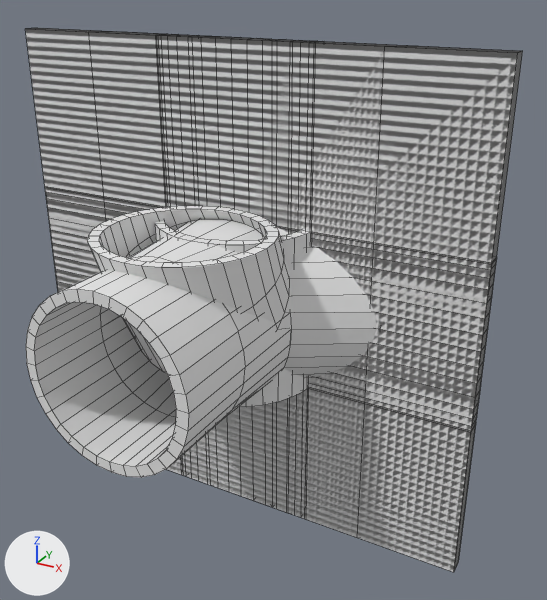
The OBJ model Assets/Models/tunnel_uturn.obj as it was, and as the next commit left it.
One viewpoint serves both versions: a 50 mm camera at (9.02, -14.73, 7.4) aimed at (0.88, 0.06, 0.01). Lighting does not change. The marker at lower left points along +X, +Y and +Z. Mesh edges are drawn as thin lines. Where no turn or scale is listed for an object, it has been applied to the vertices.

The scene before the commit, as lines of its bpy script (objects in view):
```python
ob_cavern_opening_cube_004 = bpy.data.objects.new('Cavern_Opening_Cube.004', me_cavern_opening_cube_004)
ob_cavern_opening_cube_004.location = (0.0, 0.0, 0.0)
ob_tunnel_fork_cylinder_019 = bpy.data.objects.new('Tunnel_Fork_Cylinder.019', me_tunnel_fork_cylinder_019)
ob_tunnel_fork_cylinder_019.location = (0.0, 0.0, 0.0)
ob_tunnel_straight_cylinder_011 = bpy.data.objects.new('Tunnel_Straight_Cylinder.011', me_tunnel_straight_cylinder_011)
ob_tunnel_straight_cylinder_011.location = (0.0, 0.0, 0.0)
ob_wall_01cube_cube_010 = bpy.data.objects.new('Wall_01Cube_Cube.010', me_wall_01cube_cube_010)
ob_wall_01cube_cube_010.location = (0.0, 0.0, 0.0)
ob_wall_02parallelogram_long_cube_006 = bpy.data.objects.new('Wall_02Parallelogram_long_Cube.006', me_wall_02parallelogram_long_cube_006)
ob_wall_02parallelogram_long_cube_006.location = (0.0, 0.0, 0.0)
ob_wall_02parallelogram_med_cube_005 = bpy.data.objects.new('Wall_02Parallelogram_med_Cube.005', me_wall_02parallelogram_med_cube_005)
ob_wall_02parallelogram_med_cube_005.location = (0.0, 0.0, 0.0)
ob_wall_02parallelogram_short_cube_002 = bpy.data.objects.new('Wall_02Parallelogram_short_Cube.002', me_wall_02parallelogram_short_cube_002)
ob_wall_02parallelogram_short_cube_002.location = (0.0, 0.0, 0.0)
ob_wall_03pentagon_cube_003 = bpy.data.objects.new('Wall_03Pentagon_Cube.003', me_wall_03pentagon_cube_003)
ob_wall_03pentagon_cube_003.location = (0.0, 0.0, 0.0)
ob_wall_04trapezoid_cube_008 = bpy.data.objects.new('Wall_04Trapezoid_Cube.008', me_wall_04trapezoid_cube_008)
ob_wall_04trapezoid_cube_008.location = (0.0, 0.0, 0.0)
# also in view: 'Tunnel_UTurn_Cylinder.007' at (0.0, 0.0, 0.13)
```
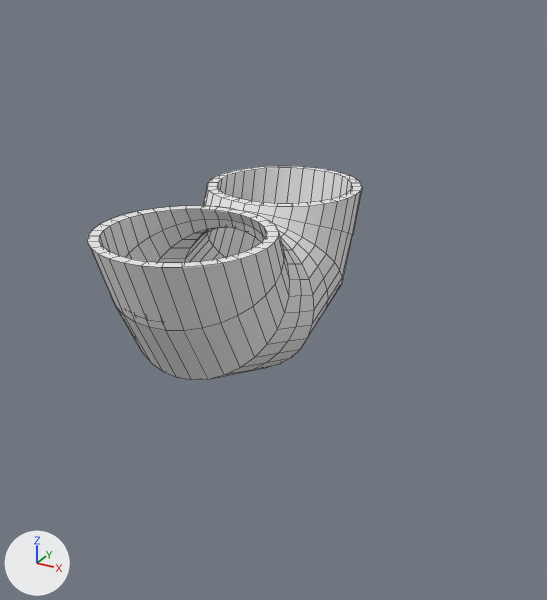
The change, as a diff of the scene's bpy script:
```diff
--- a/Assets/Models/tunnel_uturn.obj.py
+++ b/Assets/Models/tunnel_uturn.obj.py
@@ ob_cavern_opening_cube_004 @@
-ob_cavern_opening_cube_004 = bpy.data.objects.new('Cavern_Opening_Cube.004', me_cavern_opening_cube_004)
-ob_cavern_opening_cube_004.location = (0.0, 0.0, 0.0)
@@ ob_tunnel_fork_cylinder_019 @@
-ob_tunnel_fork_cylinder_019 = bpy.data.objects.new('Tunnel_Fork_Cylinder.019', me_tunnel_fork_cylinder_019)
-ob_tunnel_fork_cylinder_019.location = (0.0, 0.0, 0.0)
@@ ob_tunnel_straight_cylinder_011 @@
-ob_tunnel_straight_cylinder_011 = bpy.data.objects.new('Tunnel_Straight_Cylinder.011', me_tunnel_straight_cylinder_011)
-ob_tunnel_straight_cylinder_011.location = (0.0, 0.0, 0.0)
@@ ob_wall_01cube_cube_010 @@
-ob_wall_01cube_cube_010 = bpy.data.objects.new('Wall_01Cube_Cube.010', me_wall_01cube_cube_010)
-ob_wall_01cube_cube_010.location = (0.0, 0.0, 0.0)
@@ ob_wall_02parallelogram_long_cube_006 @@
-ob_wall_02parallelogram_long_cube_006 = bpy.data.objects.new('Wall_02Parallelogram_long_Cube.006', me_wall_02parallelogram_long_cube_006)
-ob_wall_02parallelogram_long_cube_006.location = (0.0, 0.0, 0.0)
@@ ob_wall_02parallelogram_med_cube_005 @@
-ob_wall_02parallelogram_med_cube_005 = bpy.data.objects.new('Wall_02Parallelogram_med_Cube.005', me_wall_02parallelogram_med_cube_005)
-ob_wall_02parallelogram_med_cube_005.location = (0.0, 0.0, 0.0)
@@ ob_wall_02parallelogram_short_cube_002 @@
-ob_wall_02parallelogram_short_cube_002 = bpy.data.objects.new('Wall_02Parallelogram_short_Cube.002', me_wall_02parallelogram_short_cube_002)
-ob_wall_02parallelogram_short_cube_002.location = (0.0, 0.0, 0.0)
@@ ob_wall_03pentagon_cube_003 @@
-ob_wall_03pentagon_cube_003 = bpy.data.objects.new('Wall_03Pentagon_Cube.003', me_wall_03pentagon_cube_003)
-ob_wall_03pentagon_cube_003.location = (0.0, 0.0, 0.0)
@@ ob_wall_04trapezoid_cube_008 @@
-ob_wall_04trapezoid_cube_008 = bpy.data.objects.new('Wall_04Trapezoid_Cube.008', me_wall_04trapezoid_cube_008)
-ob_wall_04trapezoid_cube_008.location = (0.0, 0.0, 0.0)
```

Location of each change, [x1, y1, x2, y2] in pixels of the pictures (547 x 600 px):
'Wall_01Cube_Cube.010', deleted
    before: [25, 28, 523, 572]
'Tunnel_Fork_Cylinder.019', deleted
    before: [26, 219, 377, 477]
'Wall_02Parallelogram_long_Cube.006', deleted
    before: [89, 32, 402, 537]
'Cavern_Opening_Cube.004', deleted
    before: [26, 28, 522, 571]
'Wall_02Parallelogram_med_Cube.005', deleted
    before: [158, 35, 296, 512]
'Tunnel_Straight_Cylinder.011', deleted
    before: [155, 220, 311, 406]
'Wall_04Trapezoid_Cube.008', deleted
    before: [193, 37, 273, 507]
'Wall_03Pentagon_Cube.003', deleted
    before: [193, 38, 271, 211]
'Tunnel_UTurn_Cylinder.007', unchanged, uncovered by the edit
    before: [88, 206, 292, 373]
    after: [88, 166, 362, 380]
